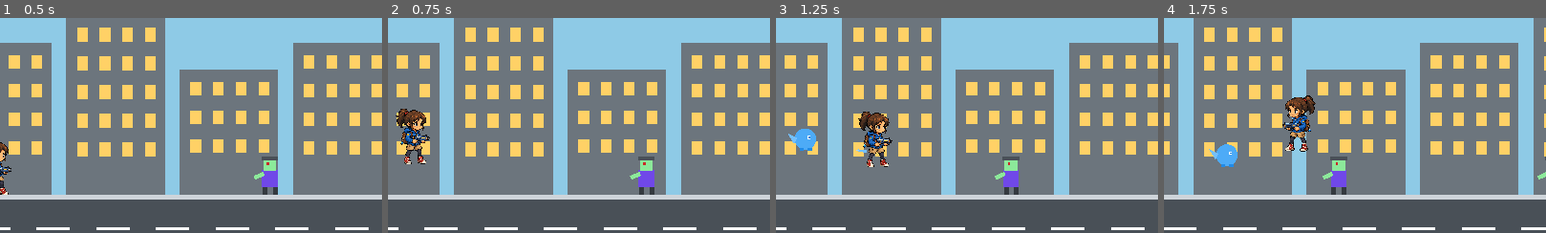
Above: before the commit, frames 1-4 (left to right).
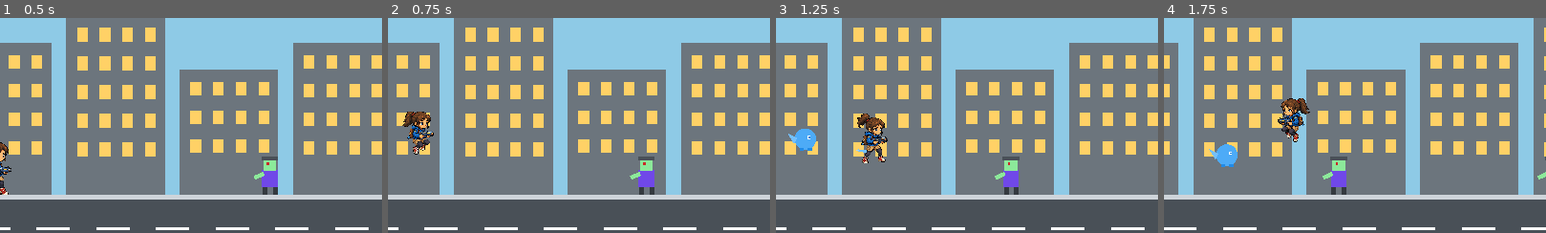
Above: after the commit, the same moments.

Repository: Fishforgithub/pets-vs-zombies
Game: Godot game, scene res://game/main/main.tscn
The game is run twice, just before and just after one commit, with the same random seed, the same clock (stepped at 60 frames per second) and the same inputs.
Inputs (mouse positions are % of the whole screen's width and height, from its top left):
- Up to frame 1 (0.5 s): no input
- Up to frame 2 (0.75 s): tap Enter (restart) at 0.5 s; move the mouse to (72, 45) at 0.52 s; hold D (move_right) from 0.53 s (still down); tap Space (jump) at 0.6 s
- Up to frame 3 (1.25 s): keep holding D (move_right); tap Space (jump) at 0.77, 1.07 s
- Up to frame 4 (1.75 s): keep holding D (move_right); move the mouse to (30, 55) at 1.27 s; tap S (crouch) at 1.35 s; tap Space (jump) at 1.52, 1.55 s
The pictures show only the part of the screen within x 21-71%, y 45-95%; the shares and areas given below are measured in that part.

Frame 1 is identical in both runs. In frame 2, 1.4% of the frame differs, in the area x 2-12%, y 42-68%; in frame 3, 1.3%; in frame 4, 1.4%, in the area x 29-40%, y 36-63%.

Commit message:
Add girl jump and fall states

Diff:
--- a/game/player/player.gd
+++ b/game/player/player.gd
@@ -65,6 +65,8 @@
 	character_sprite.flip_h = aim_direction.x < 0.0
 	if is_dead:
 		character_sprite.pause()
+	elif not is_on_floor():
+		character_sprite.play(&"jump" if velocity.y < 0.0 else &"fall")
 	elif is_on_floor() and absf(move_axis) > 0.05 and not is_crouching:
 		character_sprite.play(&"run")
 	else:
--- a/game/player/player.tscn
+++ b/game/player/player.tscn
@@ -1,8 +1,9 @@
-[gd_scene load_steps=12 format=3]
+[gd_scene load_steps=15 format=3]
 
 [ext_resource type="Script" path="res://game/player/player.gd" id="1"]
 [ext_resource type="Texture2D" path="res://assets/characters/girl/girl_idle.png" id="2"]
 [ext_resource type="Texture2D" path="res://assets/characters/girl/girl_run_sheet.png" id="3"]
+[ext_resource type="Texture2D" path="res://assets/characters/girl/girl_air_sheet.png" id="4"]
 
 [sub_resource type="CapsuleShape2D" id="1"]
 radius = 11.0
@@ -32,8 +33,24 @@
 atlas = ExtResource("3")
 region = Rect2(512, 256, 256, 256)
 
+[sub_resource type="AtlasTexture" id="9"]
+atlas = ExtResource("4")
+region = Rect2(0, 0, 256, 256)
+
+[sub_resource type="AtlasTexture" id="10"]
+atlas = ExtResource("4")
+region = Rect2(256, 0, 256, 256)
+
 [sub_resource type="SpriteFrames" id="8"]
 animations = [{
+"frames": [{
+"duration": 1.0,
+"texture": SubResource("10")
+}],
+"loop": true,
+"name": &"fall",
+"speed": 1.0
+}, {
 "frames": [{
 "duration": 1.0,
 "texture": ExtResource("2")
@@ -41,6 +58,14 @@
 "loop": true,
 "name": &"idle",
 "speed": 4.0
+}, {
+"frames": [{
+"duration": 1.0,
+"texture": SubResource("9")
+}],
+"loop": true,
+"name": &"jump",
+"speed": 1.0
 }, {
 "frames": [{
 "duration": 1.0,
Binary file added: assets/characters/girl/girl_air_sheet.png
Not shown, changed: docs/ASSET_MIGRATION.md
